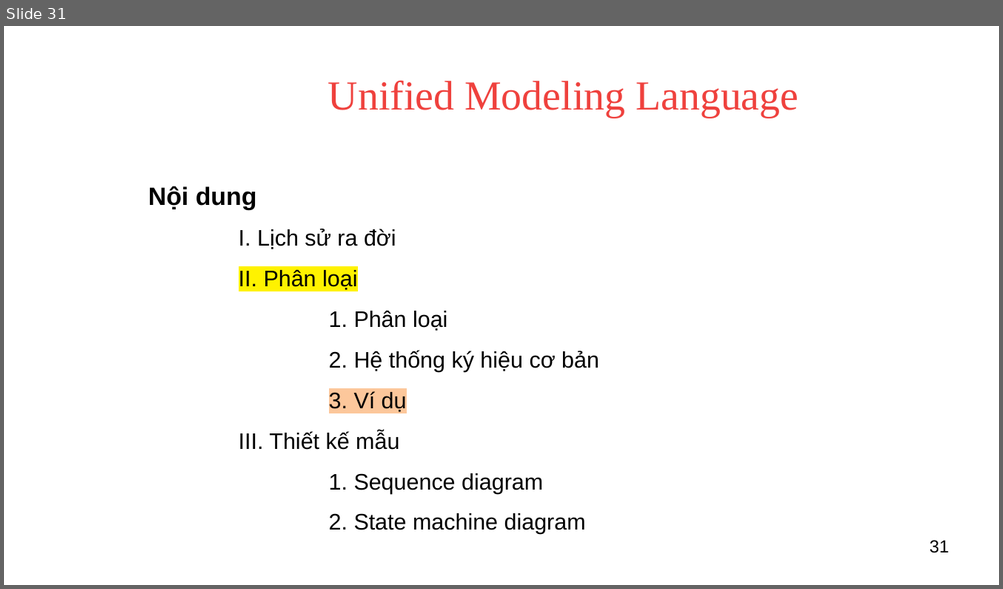
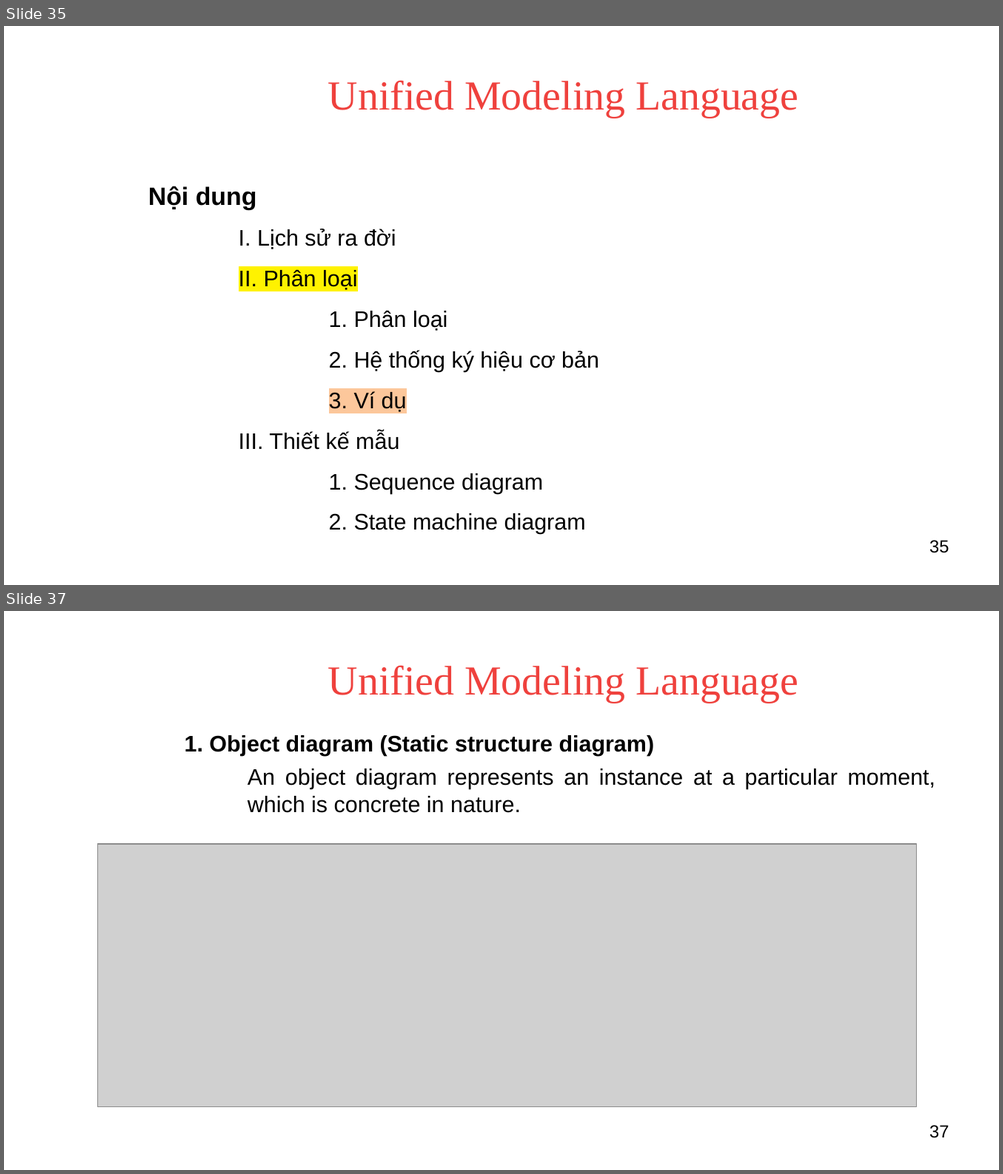
Before and after one commit to voducman/new, a slide deck: UML Presents.odp. Shown one above the other, each under a label of ours: slide 31 before the commit, slides 35 and 37 after it; the slides between them are not shown. The pictures are 1003x589 and 1003x1174 pixels, drawn with LibreOffice and Linux fonts; fonts in the diff are those of the drawing; grey boxes stand for pictures; background and template pictures are left out. Boxes give left, top, right and bottom in pixels: in the first picture for what was removed or moved away, otherwise in the second. Text is boxed around its words. In the diff, an @@ line names an element or a change of style, - is before the commit and + after.

```diff
--- a/UML Presents.odp
+++ b/UML Presents.odp
@@ slide 37 added at <box>4,611,999,1170</box>, background picture (left out) @@
@@ title added at <box>328,665,798,703</box>, 33 pt, text #EF413D @@
+Unified Modeling Language
@@ text added at <box>185,735,654,755</box>, 18 pt, text #000000, bold @@
+1. Object diagram (Static structure diagram)
@@ text added at <box>247,769,935,813</box>, 18 pt, text #000000 @@
+An object diagram represents an instance at a particular moment, which is concrete in nature.
@@ picture added at <box>98,844,916,1108</box> @@
@@ page number added at <box>929,1125,948,1139</box>, 14 pt, text #000000 @@
+37
@@ what was slide 31 is now slide 35 @@
@@ page number at <box>929,540,948,554</box>: text changed @@
-31
+35
```
Also in this commit, not shown: 7 slides changed, 4 other slides added.
